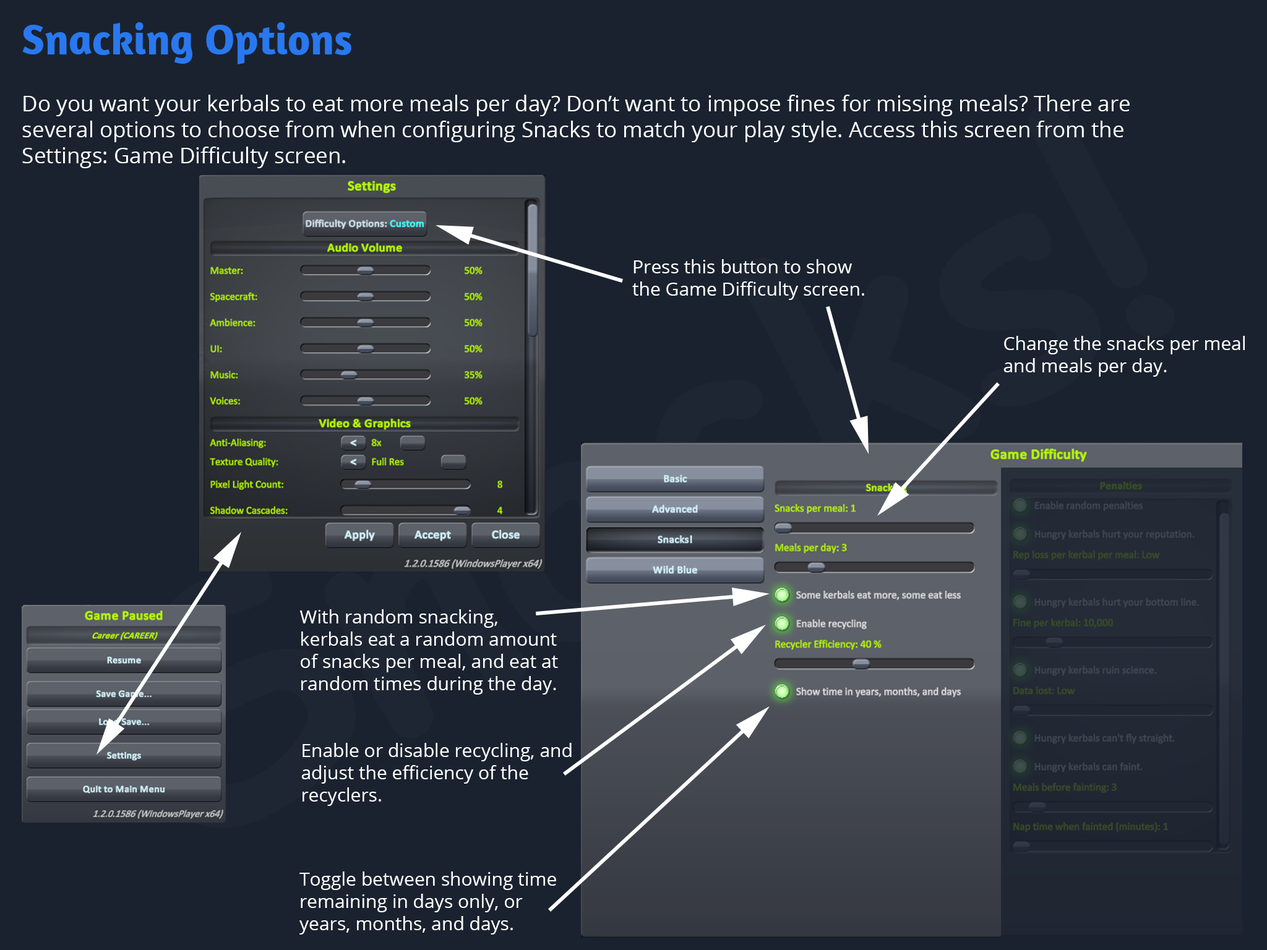
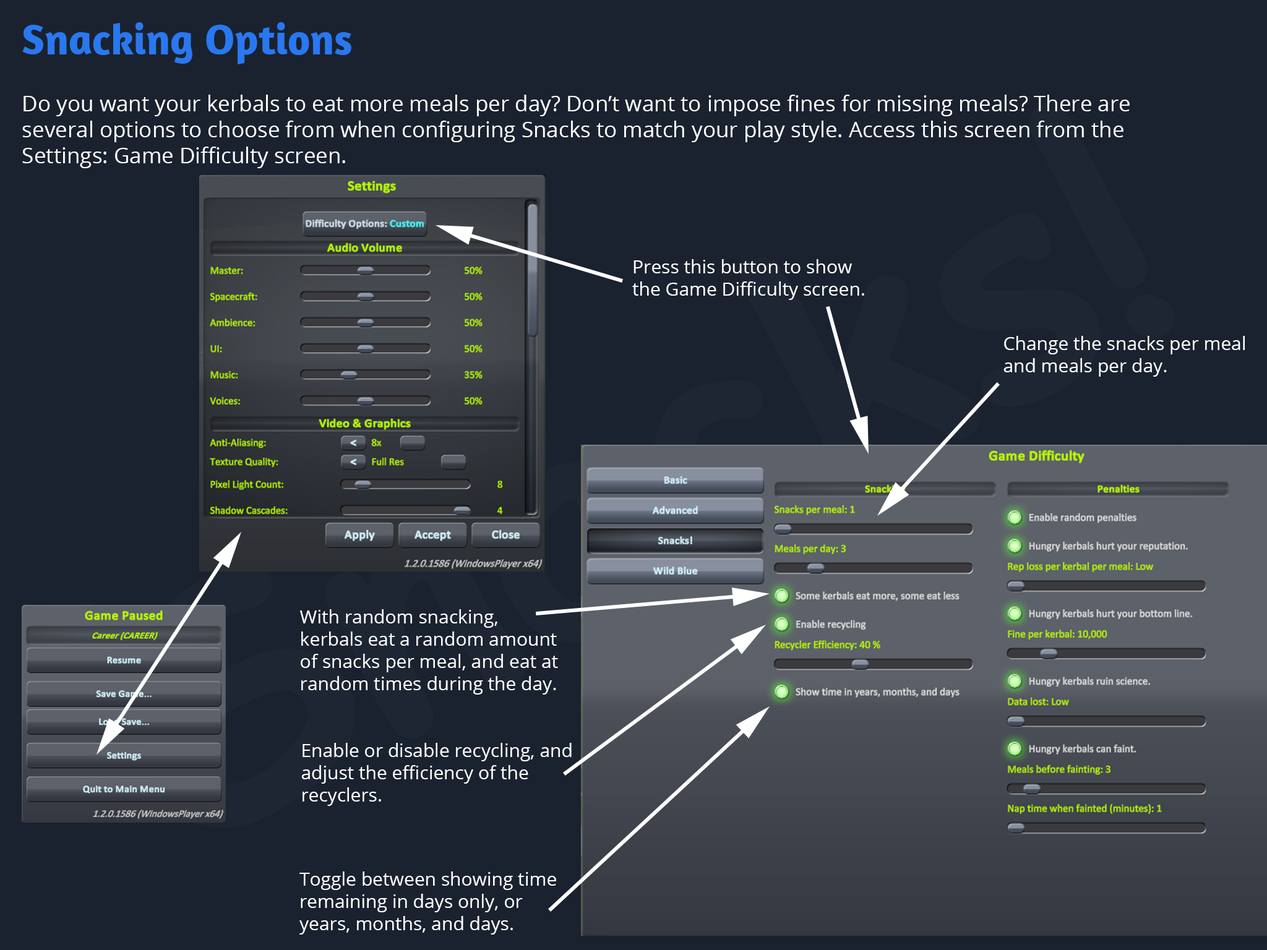
Layered file, before and after one edit (1267px x 950px). Changes by layer:
painted on "Shape 4" over [580, 752, 584, 912]
renamed "Layer 5" to "Layer 8", opacity 20% → 100%, painted on it over [580, 444, 1267, 936]
removed layer "Layer 4" over [580, 442, 1242, 938]
